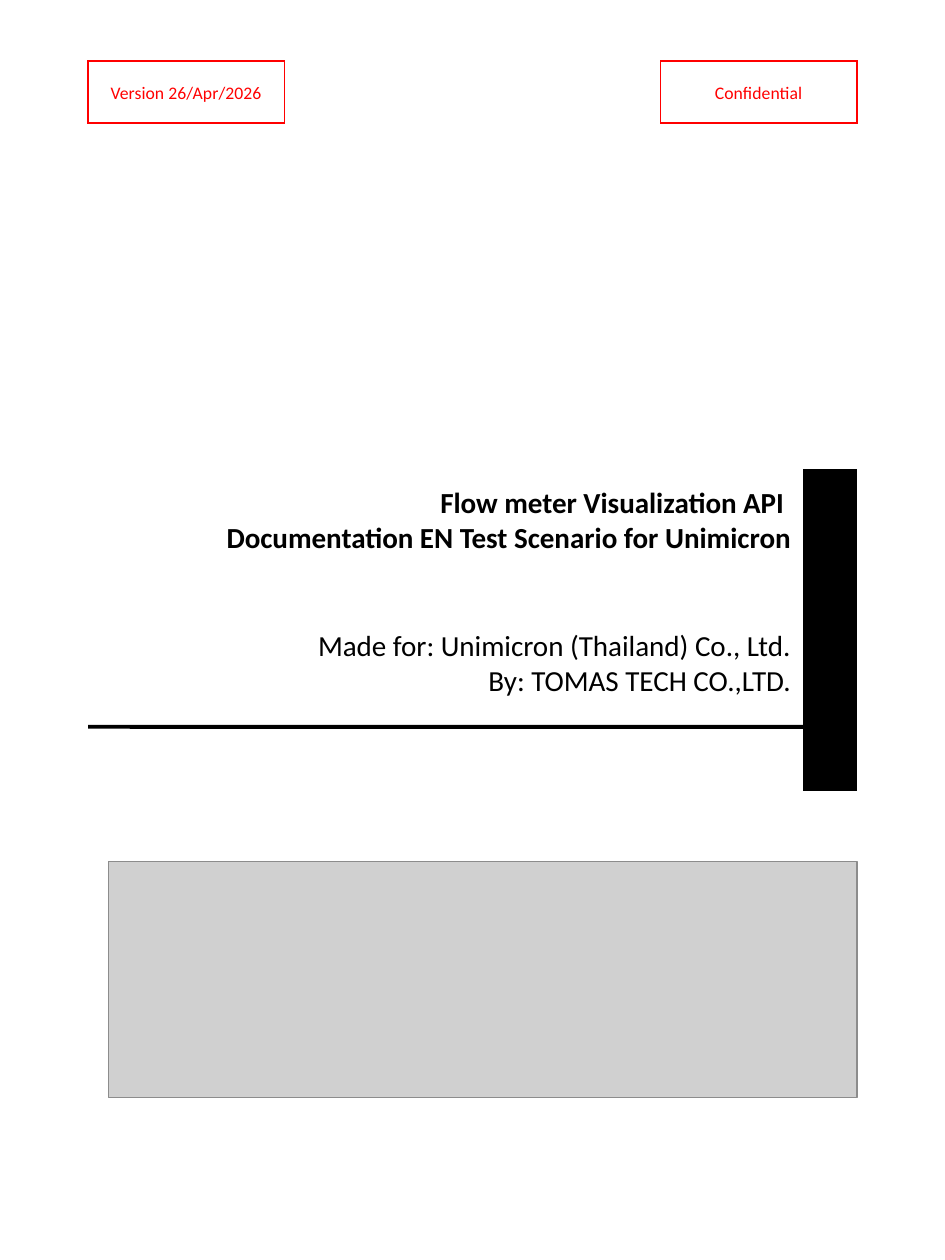
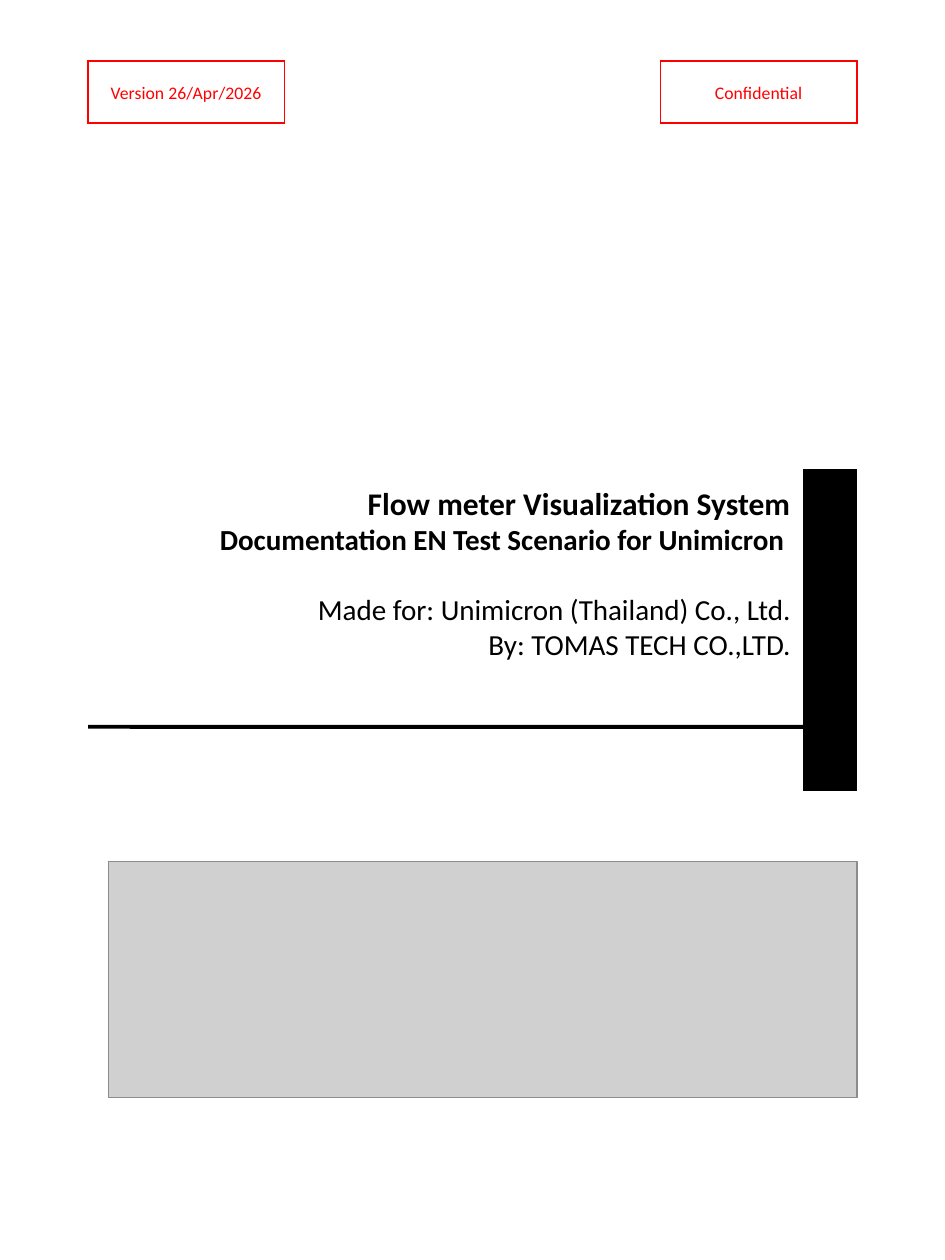
Before and after one commit to Nanahoshidessu/API-Test, a slide deck: slide 1 of API Test Scenario Unimicron.pptx. Drawn at 945x1260 pixels with LibreOffice and Linux fonts; fonts in the diff are those of the drawing; grey boxes stand for pictures. Boxes give left, top, right and bottom in pixels: in the first picture for what was removed or moved away, otherwise in the second. Text is boxed around its words. In the diff, an @@ line names an element or a change of style, - is before the commit and + after.

Commit message:
feat: add automated report generation for UMTH Flow meter API testing
- Introduced `generate-umth-report.js` to generate a PowerPoint report from functional test data.
- Created `Test report UMTH.pptx` as the output file containing structured test case results and documentation.
- Implemented detailed sections including introduction, test cases, schedule, and risks with appropriate formatting.
- All test cases are marked as passed in the report.

```diff
--- a/API Test Scenario Unimicron.pptx
+++ b/API Test Scenario Unimicron.pptx
@@ text "Flow meter Visualization System": place and size @@
-text "Flow meter Visualization System" at <box>227,492,791,696</box>
+text "Flow meter Visualization System" at <box>220,493,791,660</box>
@@ text at <box>368,493,790,520</box>: text changed; size 16.6 to 18 pt @@
-Flow meter Visualization API
+Flow meter Visualization System
```
Also in this commit, not shown: 3 other files.
